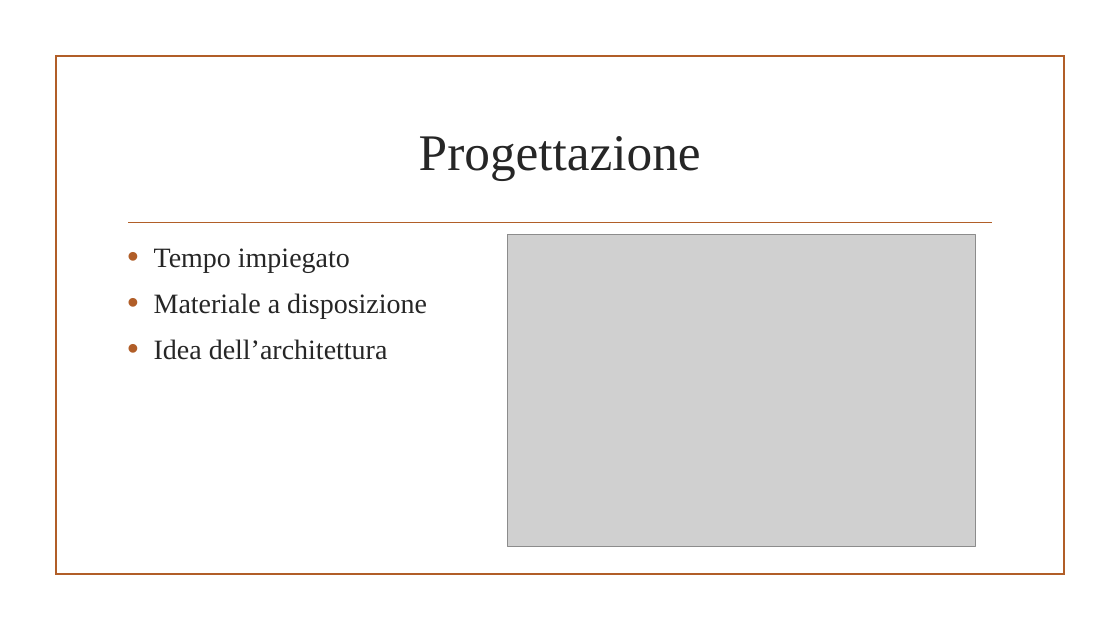
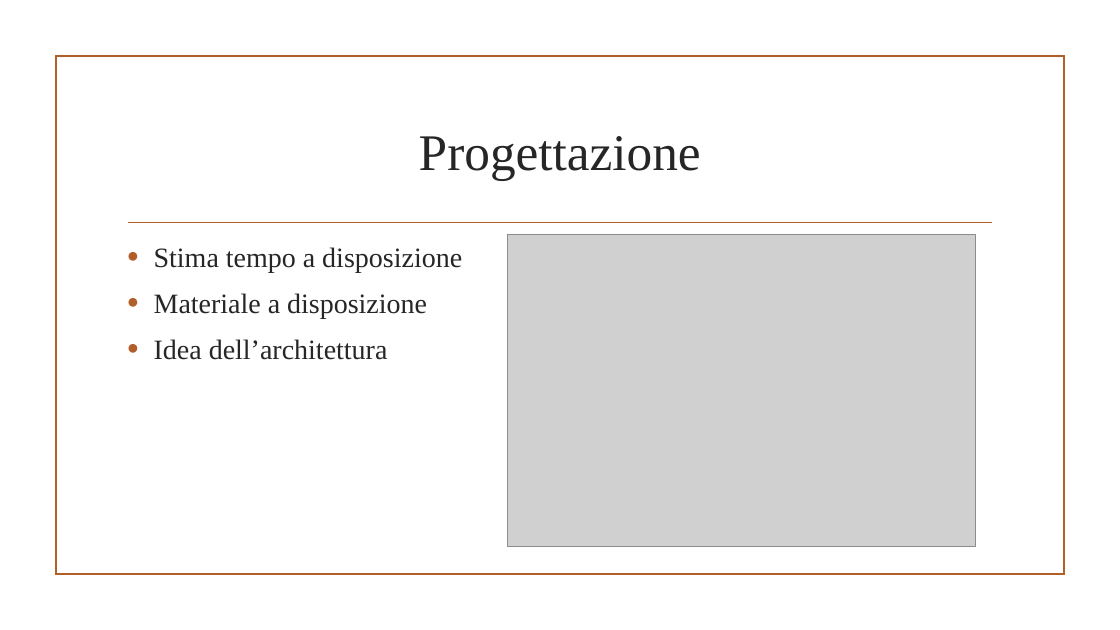
Before and after one commit to JariNaeser/Progetto1, a slide deck: slide 4 of doc/Presentazione progetto.pptx. Drawn at 1120x630 pixels with LibreOffice and Linux fonts; fonts in the diff are those of the drawing; grey boxes stand for pictures; background and template pictures are left out. Boxes give left, top, right and bottom in pixels: in the first picture for what was removed or moved away, otherwise in the second. Text is boxed around its words. In the diff, an @@ line names an element or a change of style, - is before the commit and + after.

Commit message:
Update presentazione

```diff
--- a/doc/Presentazione progetto.pptx
+++ b/doc/Presentazione progetto.pptx
@@ text at (x1=154, y1=247, x2=462, y2=272): text changed @@
-• Tempo impiegato
+• Stima tempo a disposizione
```
Also in this commit, not shown: 1 other file.
